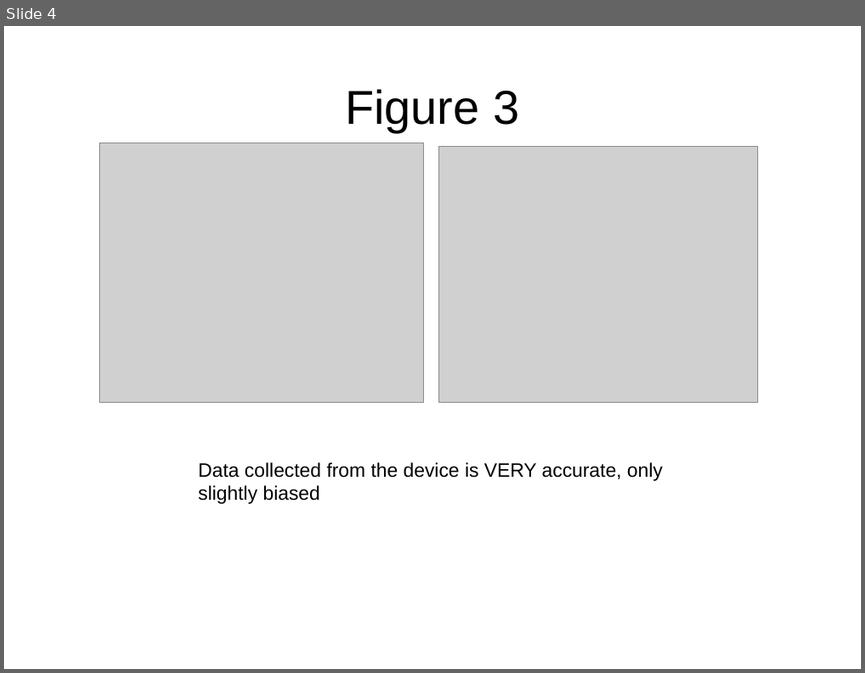
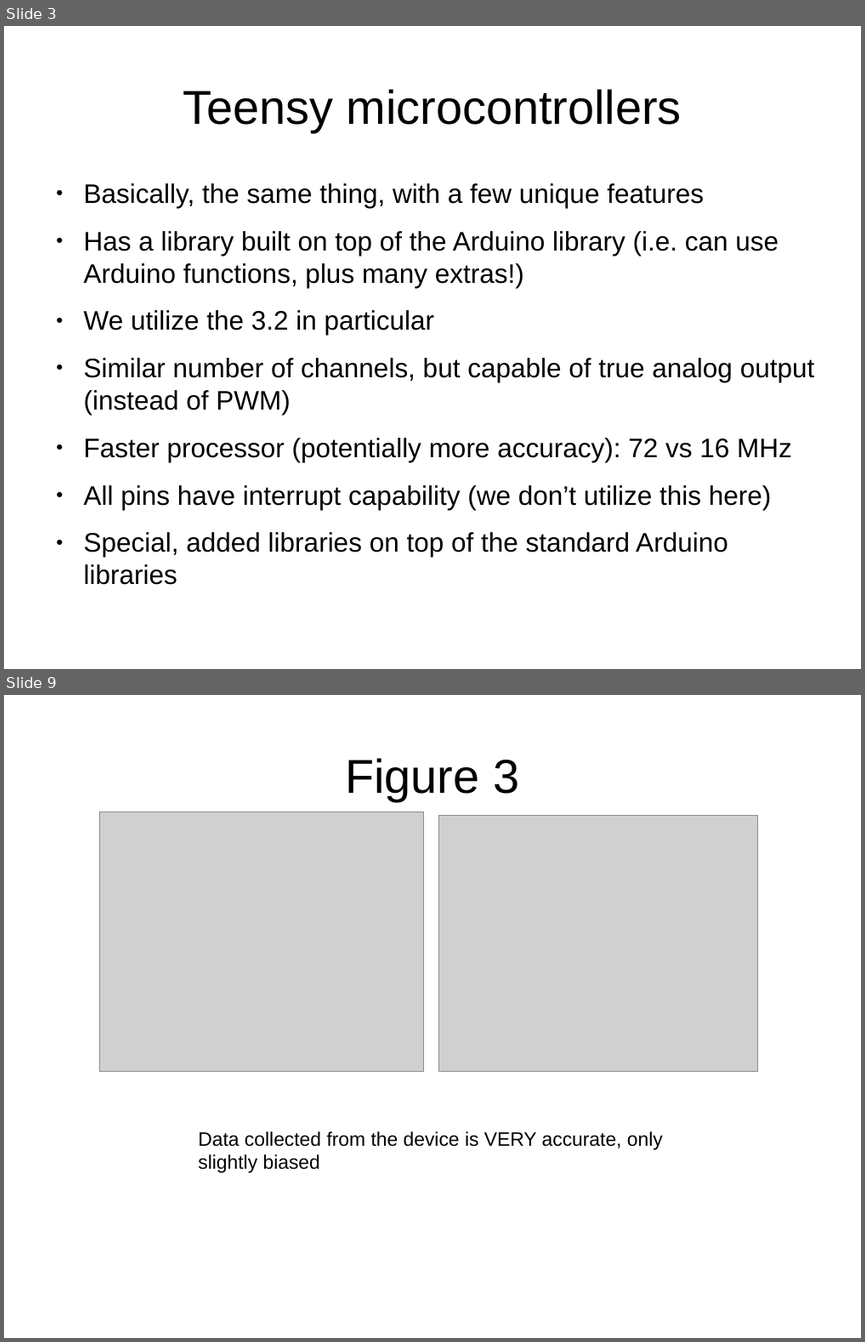
Before and after one commit to mfromano/micro-control, a slide deck: Schematics/figures_for_presentation_friday.odp. Shown one above the other, each under a label of ours: slide 4 before the commit, slides 3 and 9 after it; the slides between them are not shown. The pictures are 865x673 and 865x1342 pixels, drawn with LibreOffice and Linux fonts; fonts in the diff are those of the drawing; grey boxes stand for pictures. Boxes give left, top, right and bottom in pixels: in the first picture for what was removed or moved away, otherwise in the second. Text is boxed around its words. In the diff, an @@ line names an element or a change of style, - is before the commit and + after.

```diff
--- a/Schematics/figures_for_presentation_friday.odp
+++ b/Schematics/figures_for_presentation_friday.odp
@@ slide 3 added at bbox=[4, 26, 861, 669], background #FFFFFF @@
@@ title added at bbox=[182, 89, 681, 132], 44 pt, text #000000 @@
+Teensy microcontrollers
@@ text added at bbox=[84, 183, 815, 556], 24.8 pt, text #000000 @@
+● Basically, the same thing, with a few unique features
+● Has a library built on top of the Arduino library (i.e. can use Arduino functions, plus many extras!)
+● We utilize the 3.2 in particular
+● Similar number of channels, but capable of true analog output (instead of PWM)
+● Faster processor (potentially more accuracy): 72 vs 16 MHz
+● All pins have interrupt capability (we don’t utilize this here)
+● Special, added libraries on top of the standard Arduino libraries
@@ what was slide 4 is now slide 9 @@
```
Also in this commit, not shown: 5 slides changed, 5 other slides added, 1 slide removed, 4 other files.
